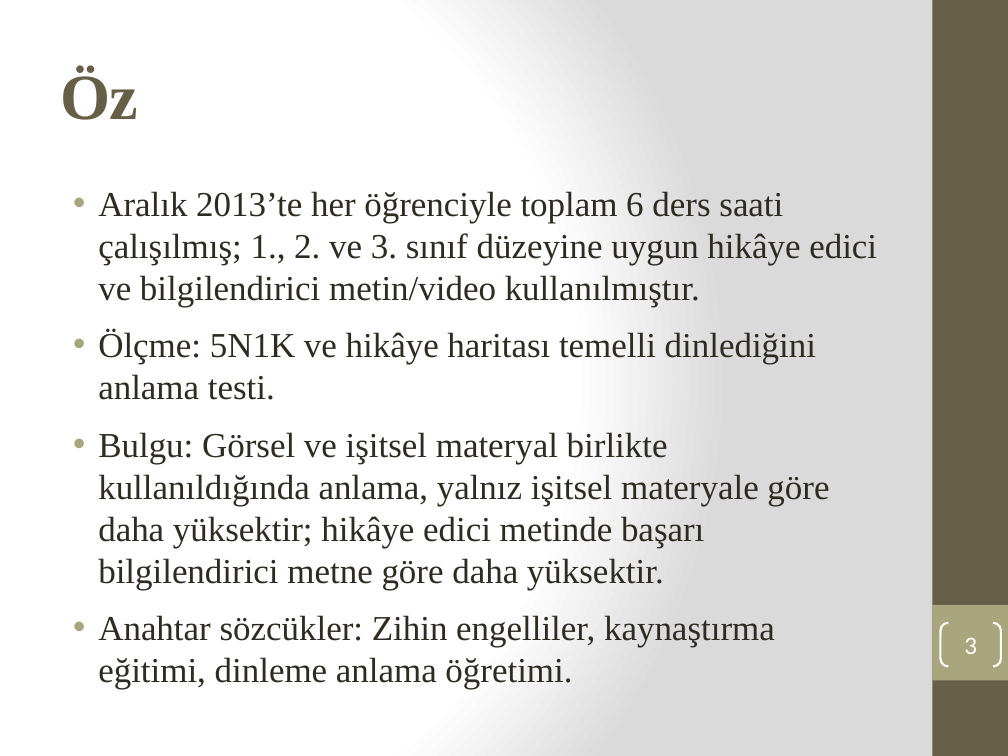
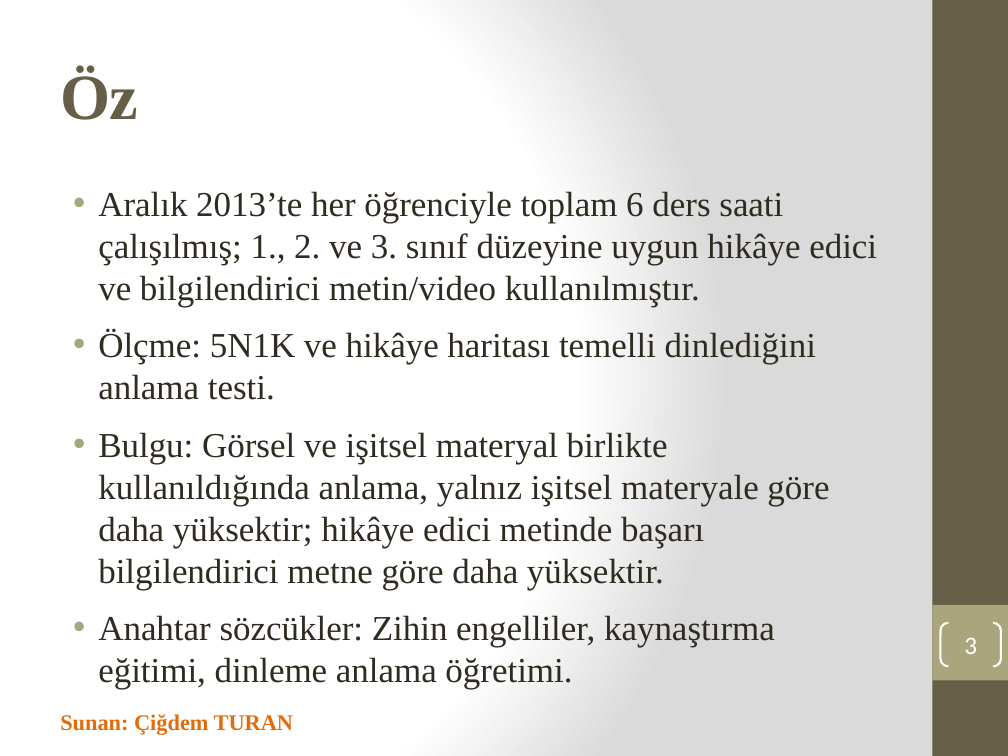
Before and after one commit to edipsahin20-tech/sahinerp, a slide deck: slide 3 of Makale1_Dinledigini_Anlama_Ozet.pptx. Drawn at 1008x756 pixels with LibreOffice and Linux fonts; fonts in the diff are those of the drawing. Boxes give left, top, right and bottom in pixels: in the first picture for what was removed or moved away, otherwise in the second. Text is boxed around its words. In the diff, an @@ line names an element or a change of style, - is before the commit and + after.

```diff
--- a/Makale1_Dinledigini_Anlama_Ozet.pptx
+++ b/Makale1_Dinledigini_Anlama_Ozet.pptx
@@ text added at <box>60,714,293,735</box>, 16 pt, text #E36C0A, bold @@
+Sunan: Çiğdem TURAN
```
Also in this commit, not shown: 4 other slides changed, 3 slides added.
